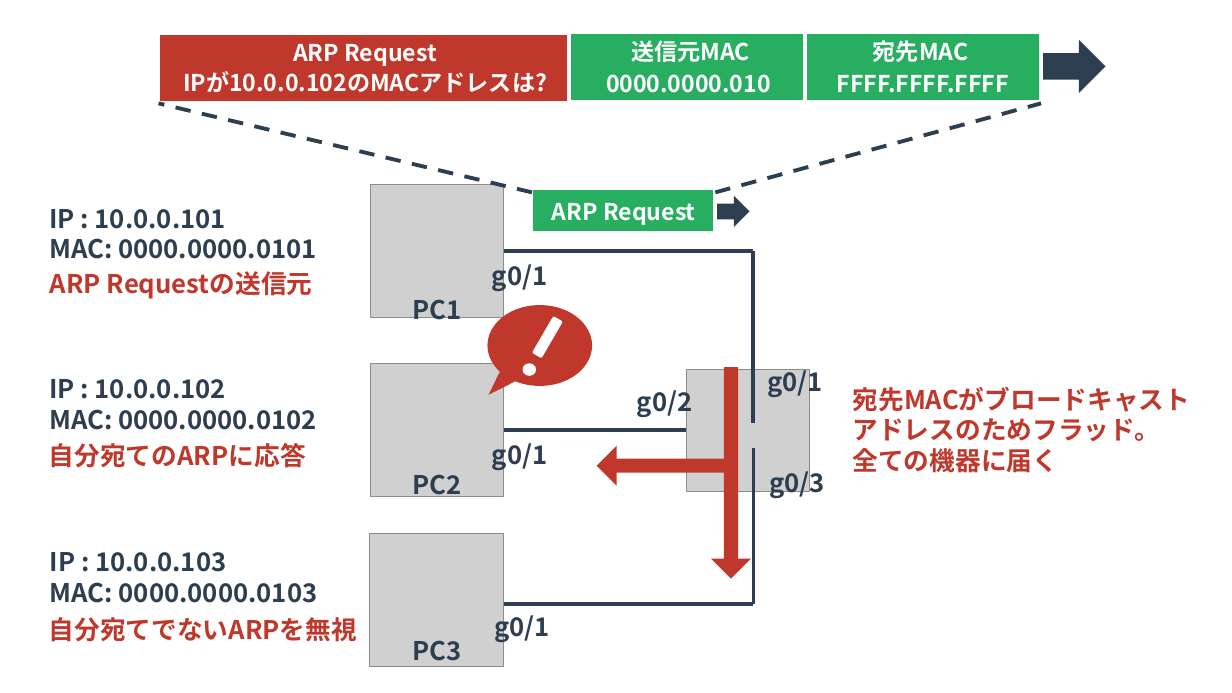
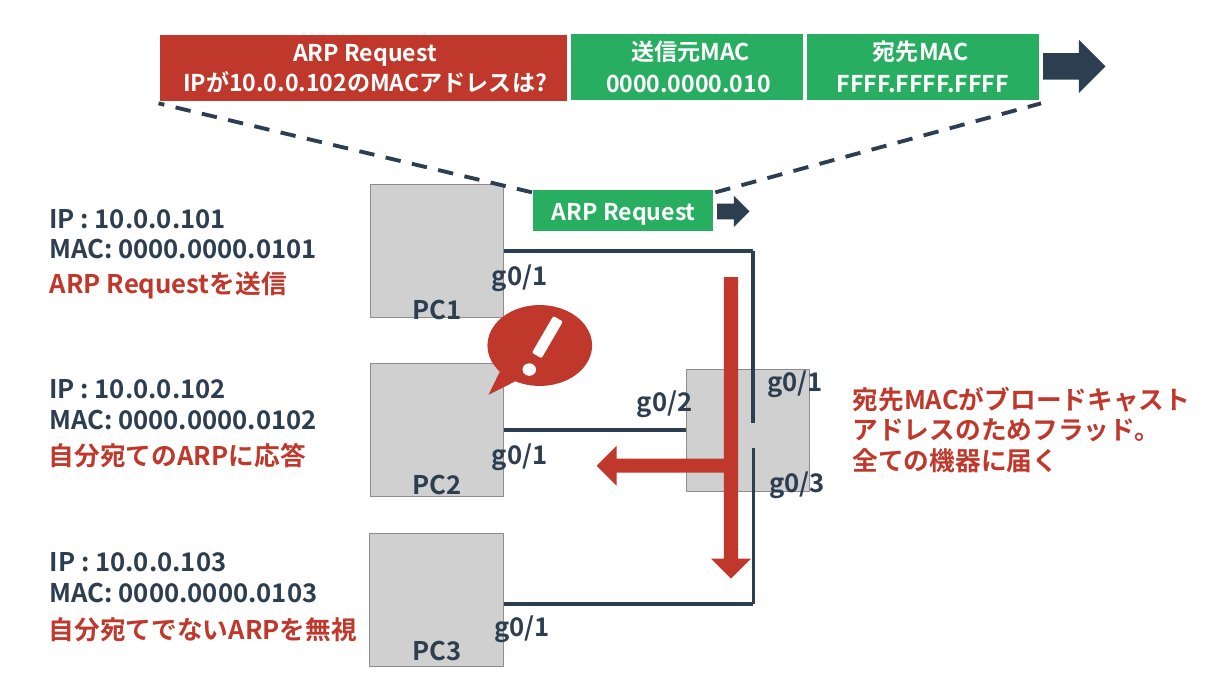
Before and after one commit to yuichi110/www.yuichi.com-network, a slide deck: slide 11 of slides/0025.pptx. Drawn at 1232x693 pixels with LibreOffice and Linux fonts; fonts in the diff are those of the drawing; grey boxes stand for pictures. Boxes give left, top, right and bottom in pixels: in the first picture for what was removed or moved away, otherwise in the second. Text is boxed around its words. In the diff, an @@ line names an element or a change of style, - is before the commit and + after.

```diff
--- a/slides/0025.pptx
+++ b/slides/0025.pptx
@@ text at (x1=50, y1=271, x2=287, y2=299): text changed @@
-ARP Requestの送信元
+ARP Requestを送信
@@ left arrow resized from (x1=712, y1=367, x2=751, y2=579) to (x1=711, y1=277, x2=751, y2=578) @@
```
Also in this commit, not shown: 3 other slides changed, 1 slide added, 1 other file.
